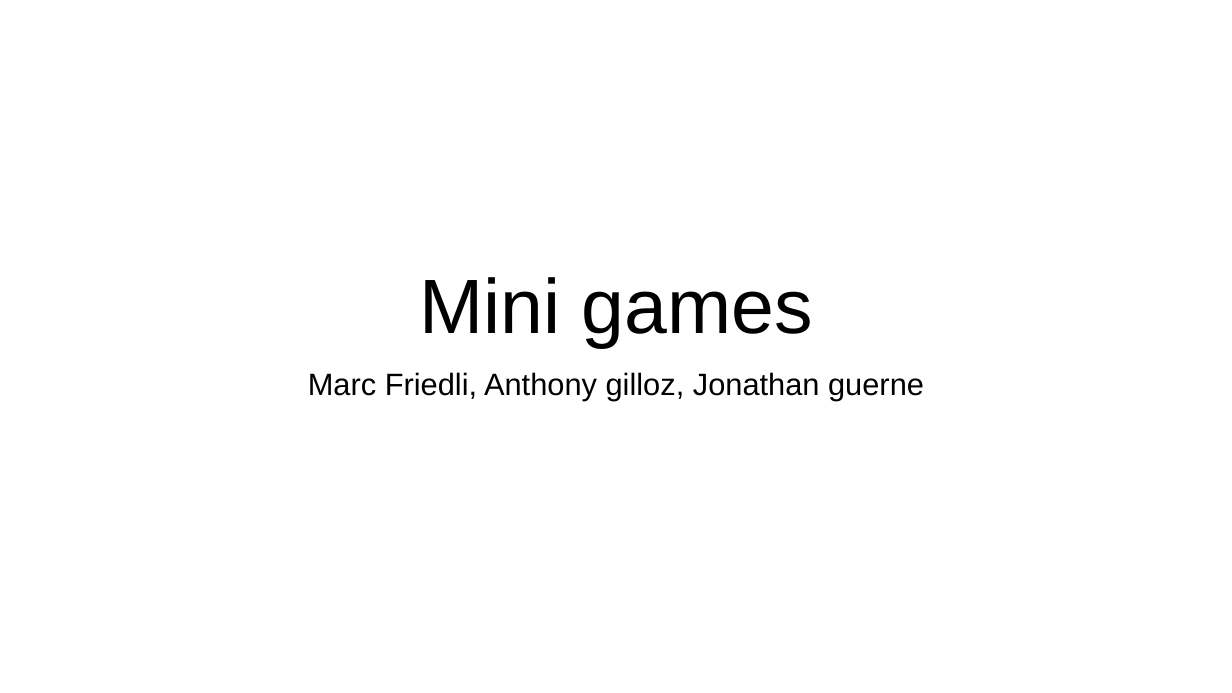
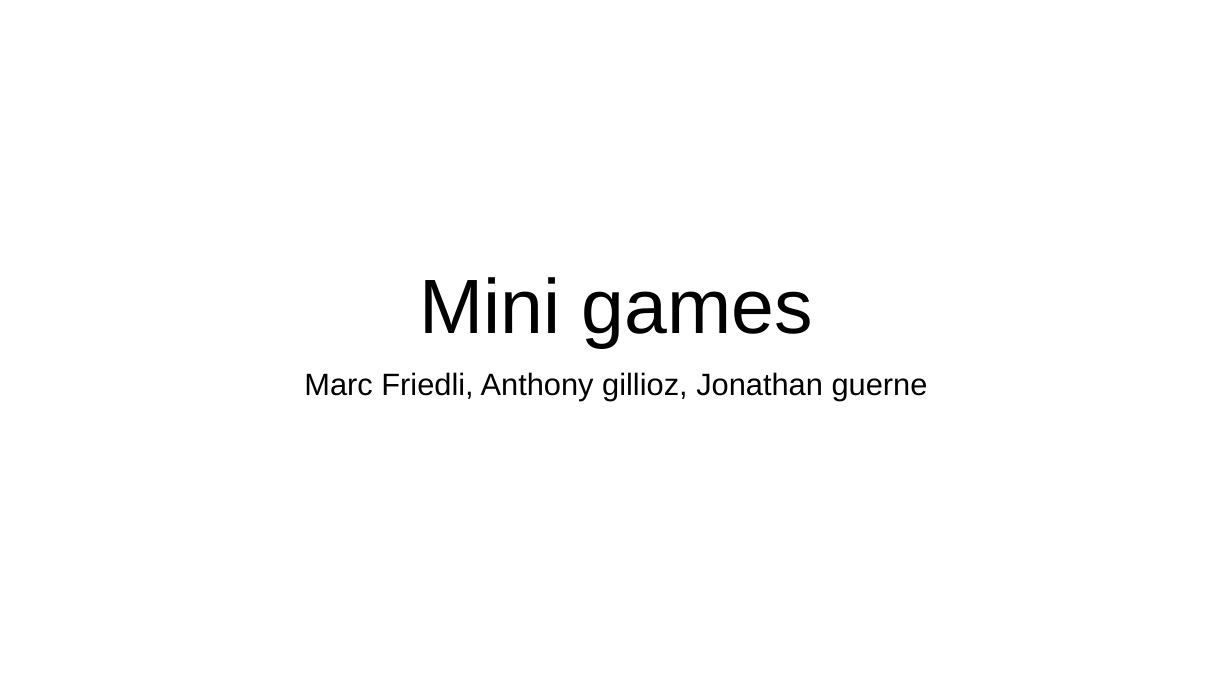
Before and after one commit to JonathanGuerne/MiniGames, a slide deck: slide 1 of Documentation/Présentation/Présentation.pptx. Drawn at 1232x693 pixels with LibreOffice and Linux fonts; fonts in the diff are those of the drawing; background and template pictures are left out. Boxes give left, top, right and bottom in pixels: in the first picture for what was removed or moved away, otherwise in the second. Text is boxed around its words. In the diff, an @@ line names an element or a change of style, - is before the commit and + after.

```diff
--- a/Documentation/Présentation/Présentation.pptx
+++ b/Documentation/Présentation/Présentation.pptx
@@ subtitle at box(304, 372, 928, 400): text changed @@
-Marc Friedli, Anthony gilloz, Jonathan guerne
+Marc Friedli, Anthony gillioz, Jonathan guerne
```
Also in this commit, not shown: 2 other slides changed, 6 other files.
